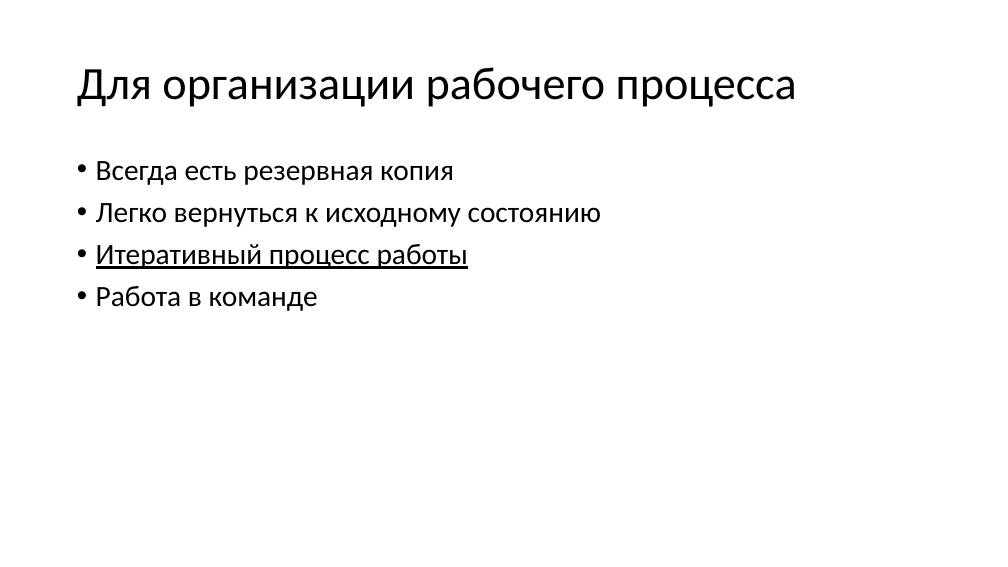
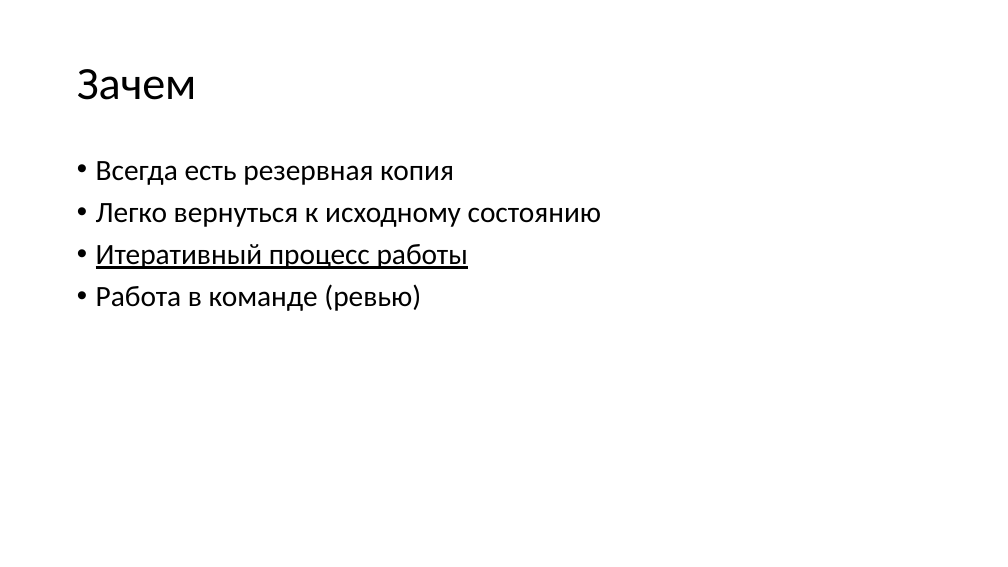
Before and after one commit to yoursdearboy/git-101, a slide deck: slide 34 of slides.pptx (slide 7 before the commit). Drawn at 1008x567 pixels with LibreOffice and Linux fonts; fonts in the diff are those of the drawing. Boxes give left, top, right and bottom in pixels: in the first picture for what was removed or moved away, otherwise in the second. Text is boxed around its words. In the diff, an @@ line names an element or a change of style, - is before the commit and + after.

```diff
--- a/slides.pptx
+++ b/slides.pptx
@@ title at (77, 69, 197, 100): text changed @@
-Для организации рабочего процесса
+Зачем
@@ text at (96, 284, 421, 311): text changed @@
-• Работа в команде
+• Работа в команде (ревью)
```
Also in this commit, not shown: 36 other slides changed, 20 slides added, 11 slides removed, 2 other files.
